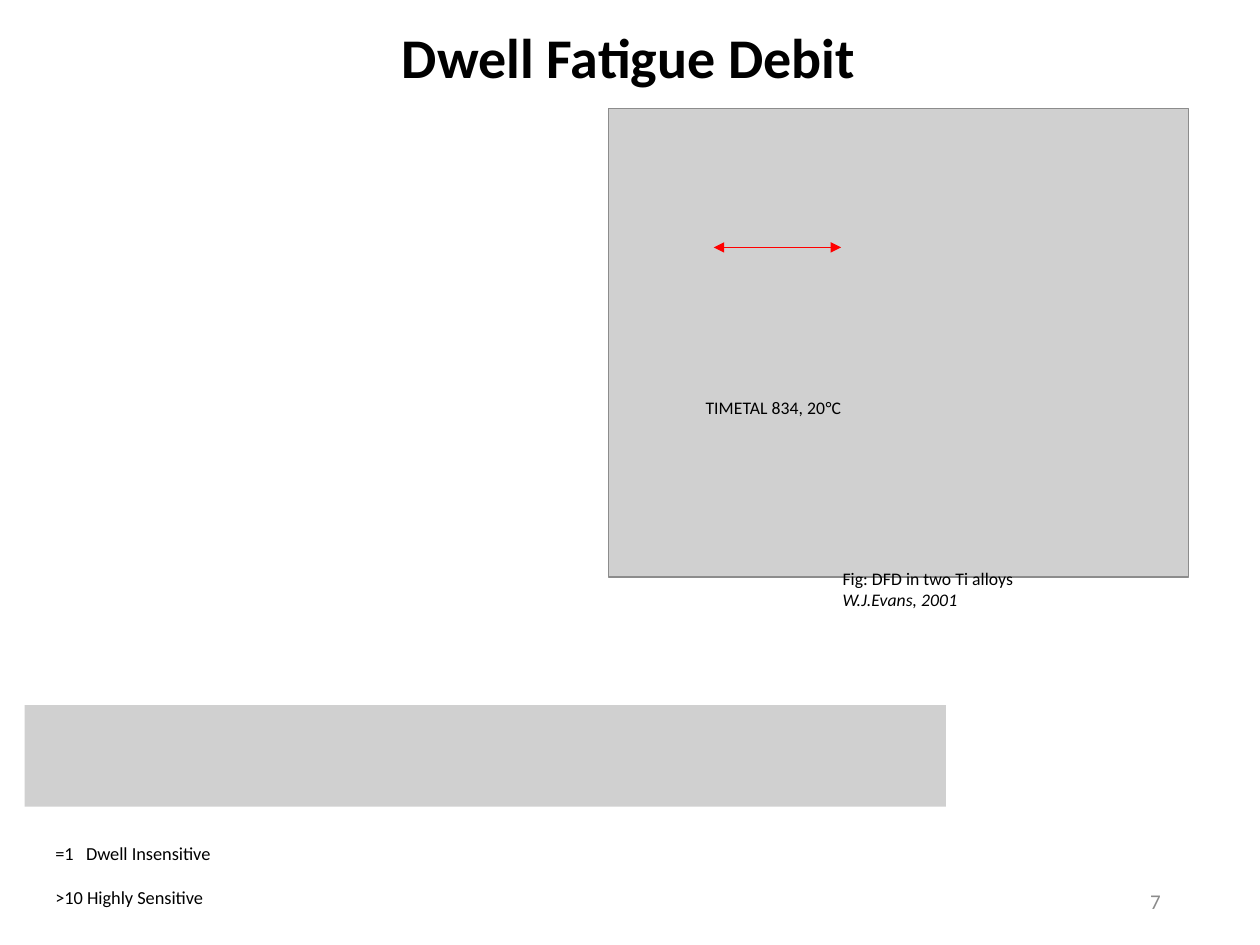
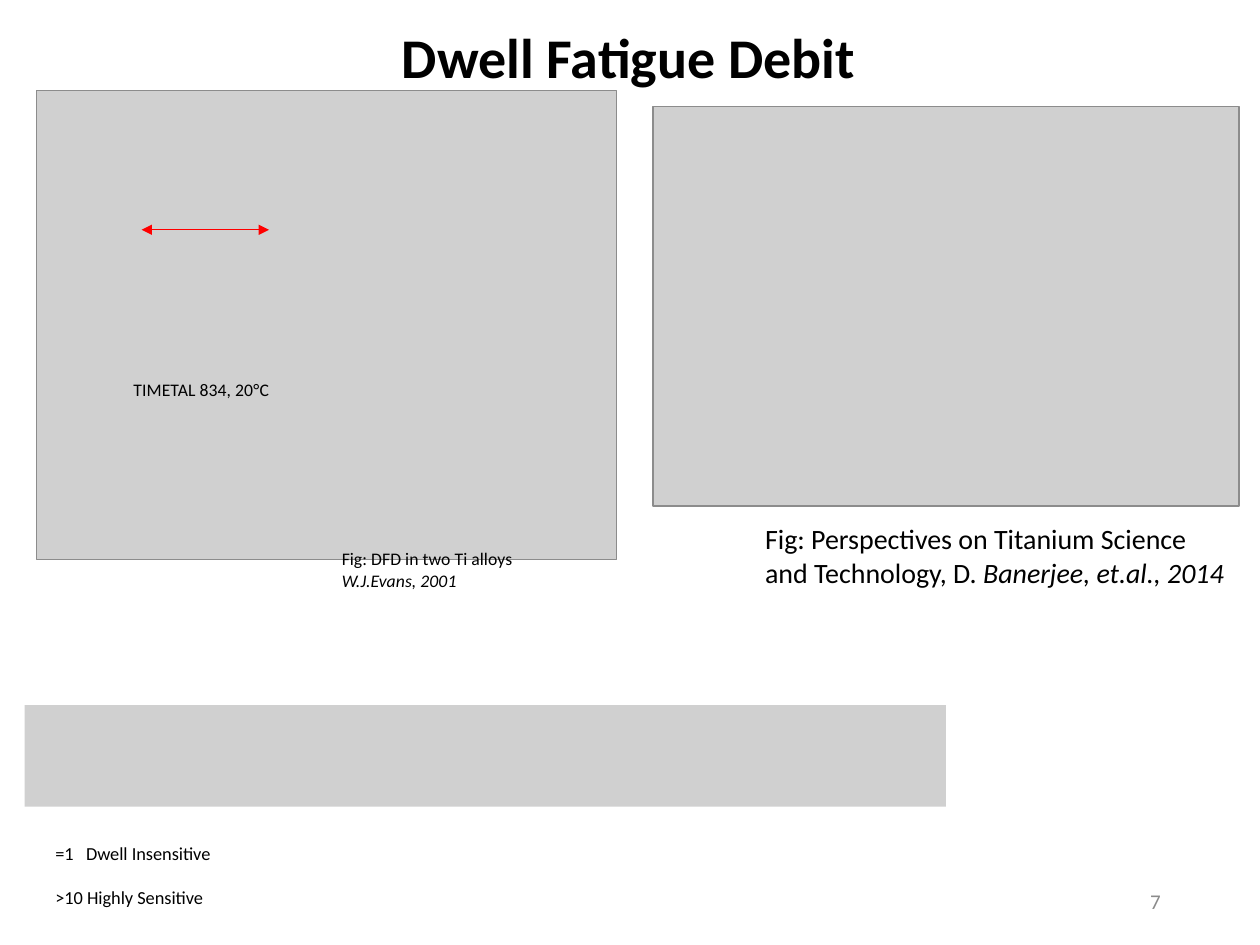
Before and after one commit to Sharanc25/Elements, a slide deck: slide 7 of Thesis/Comprehensive Exam/References/yazar.pptx. Drawn at 1260x945 pixels with LibreOffice and Linux fonts; fonts in the diff are those of the drawing; grey boxes stand for pictures; background and template pictures are left out. Boxes give left, top, right and bottom in pixels: in the first picture for what was removed or moved away, otherwise in the second. Text is boxed around its words. In the diff, an @@ line names an element or a change of style, - is before the commit and + after.

Commit message:
/ ‘Thesis/Comprehensive Exam/References/yazar.pptx’

```diff
--- a/Thesis/Comprehensive Exam/References/yazar.pptx
+++ b/Thesis/Comprehensive Exam/References/yazar.pptx
@@ picture: place and size @@
-picture at (609, 108, 1188, 577)
+picture at (37, 91, 616, 559)
@@ picture added at (653, 107, 1239, 507) @@
@@ double arrow moved from (713, 247) - (842, 247) to (141, 229) - (270, 229) @@
@@ text "TIMETAL 834, 20°C": place and size @@
-text "TIMETAL 834, 20°C" at (706, 402, 841, 416)
+text "TIMETAL 834, 20°C" at (133, 384, 269, 398)
@@ text added at (765, 529, 1224, 588), 16 pt, text #000000 @@
+Fig: Perspectives on Titanium Science and Technology, D. Banerjee, et.al., 2014
@@ text "Fig: DFD in two Ti ...": place and size @@
-text "Fig: DFD in two Ti ..." at (843, 571, 1013, 608)
+text "Fig: DFD in two Ti ..." at (342, 552, 512, 589)
```
Also in this commit, not shown: 1 slide added, 1 slide removed.
